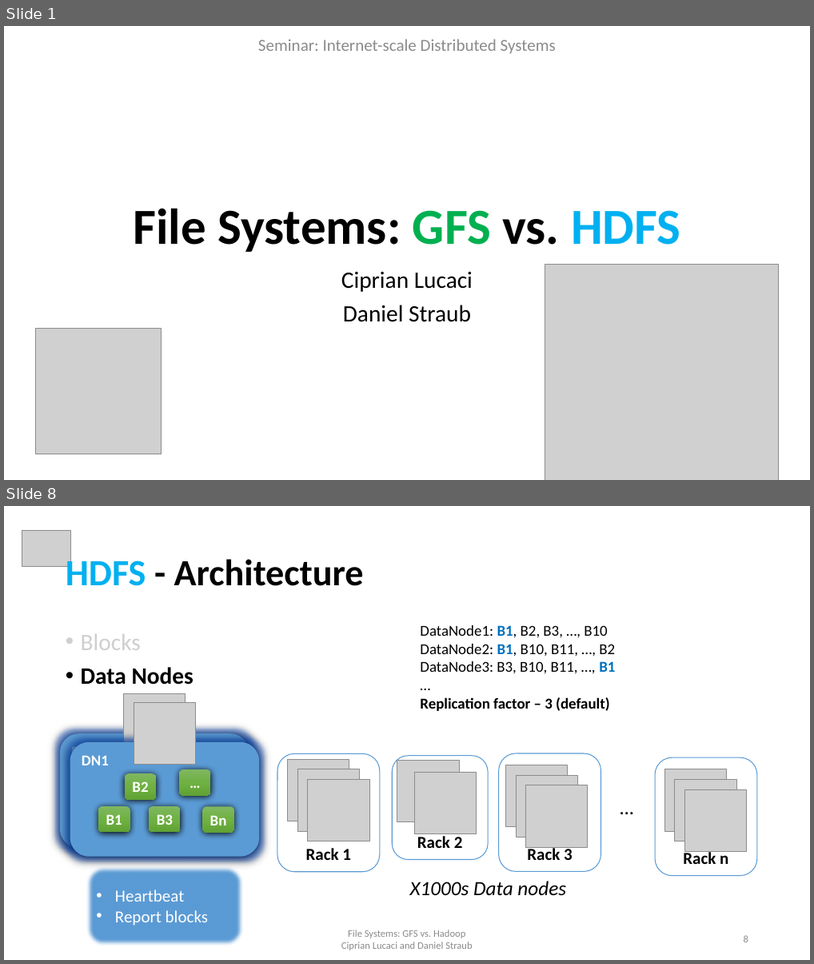
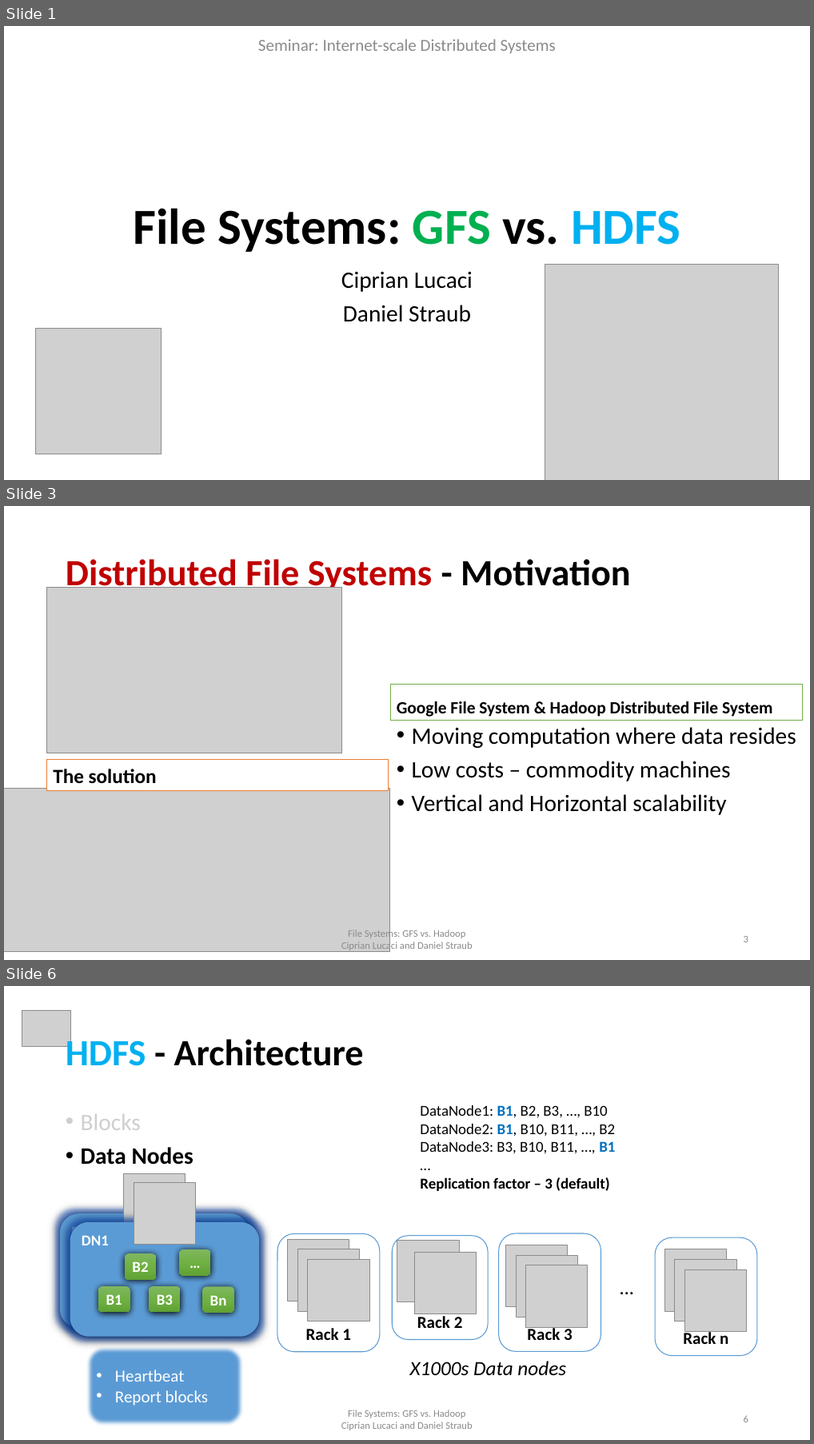
Before and after one commit to cipri7329/ss15-seminar, a slide deck: Presentation/DistributedFileSystems_Cipri.pptx. Shown one above the other, each under a label of ours: slides 1 and 8 before the commit, slides 1, 3 and 6 after it; the slides between them are not shown. The pictures are 814x964 and 814x1444 pixels, drawn with LibreOffice and Linux fonts; fonts in the diff are those of the drawing; grey boxes stand for pictures; background and template pictures are left out. Boxes give left, top, right and bottom in pixels: in the first picture for what was removed or moved away, otherwise in the second. Text is boxed around its words. In the diff, an @@ line names an element or a change of style, - is before the commit and + after.

Commit message:
cipri slides

```diff
--- a/Presentation/DistributedFileSystems_Cipri.pptx
+++ b/Presentation/DistributedFileSystems_Cipri.pptx
@@ slide 3 added at [4,506,810,960], background #FFFFFF @@
@@ title added at [66,555,630,595], 44 pt, text #C00000, bold @@
+Distributed File Systems - Motivation
@@ picture added at [47,587,342,753] @@
@@ text added at [390,684,802,720], fill #FFFFFF, outline #70AD47 1 pt, 20.4 pt, text #000000, bold @@
+Google File System & Hadoop Distributed File System
@@ text added at [412,727,797,815], 28 pt, text #000000 @@
+• Moving computation where data resides
+• Low costs – commodity machines
+• Vertical and Horizontal scalability
@@ text added at [47,759,388,790], fill #FFFFFF, outline #ED7D31 1 pt, 24 pt, text #000000, bold @@
+The solution
@@ picture added at [4,788,390,951] @@
@@ text added at [342,928,472,951], 12 pt, text #8C8C8C @@
+File Systems: GFS vs. Hadoop
+Ciprian Lucaci and Daniel Straub
@@ page number added at [744,936,749,942], 12 pt, text #8C8C8C @@
+3
@@ what was slide 8 is now slide 6 @@
```
Also in this commit, not shown: 7 slides changed, 1 other slide added, 4 slides removed, 14 other files.
